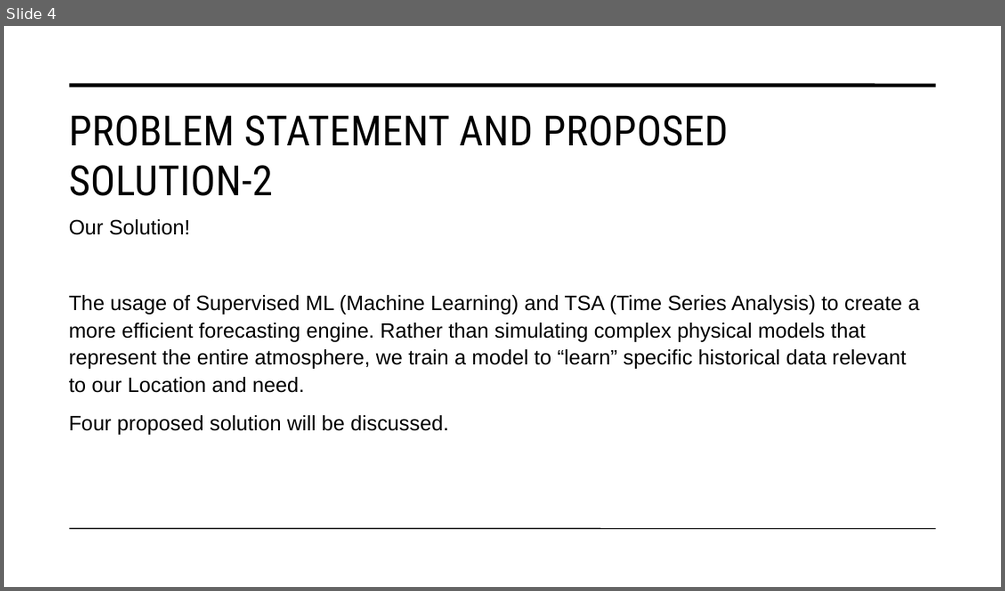
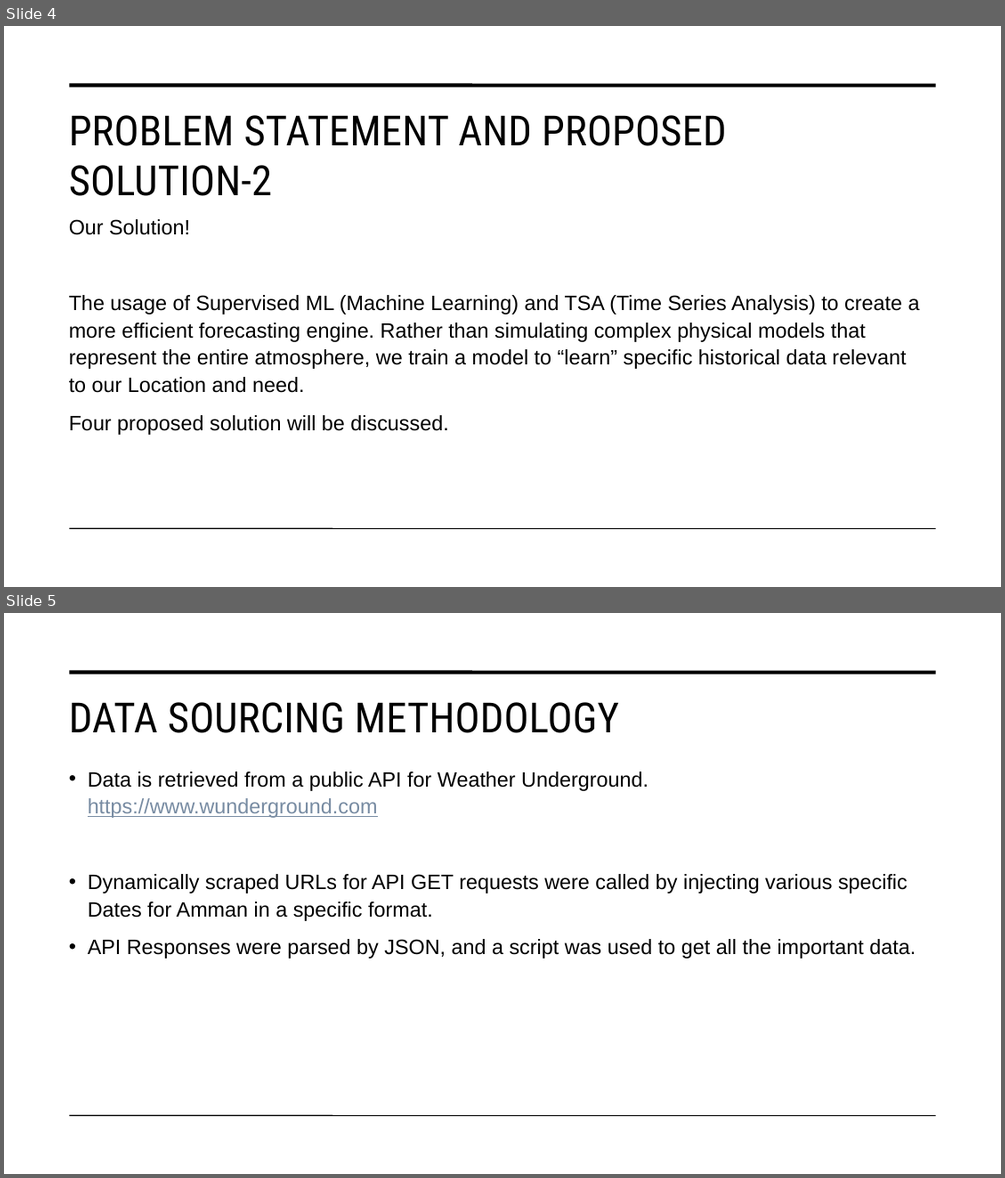
Before and after one commit to Basel-Aldwairi/Temperature_TSA, a slide deck: Report/Machine Learning Methods for Weather Forecasting.pptx. Shown one above the other, each under a label of ours: slide 4 before the commit, slides 4 and 5 after it. The pictures are 1005x591 and 1005x1178 pixels, drawn with LibreOffice and Linux fonts; fonts in the diff are those of the drawing. Boxes give left, top, right and bottom in pixels: in the first picture for what was removed or moved away, otherwise in the second. Text is boxed around its words. In the diff, an @@ line names an element or a change of style, - is before the commit and + after.

```diff
--- a/Report/Machine Learning Methods for Weather Forecasting.pptx
+++ b/Report/Machine Learning Methods for Weather Forecasting.pptx
@@ slide 5 added at (4,613,1001,1174), background #FFFFFF; not listed: 2 template elements that a slide beside it also shows @@
@@ title added at (69,702,619,733), 40 pt, text #000000 @@
+DATA SOURCING METHODOLOGY
@@ text added at (88,771,915,958), 20 pt, text #000000 @@
+• Data is retrieved from a public API for Weather Underground. https://www.wunderground.com
+• Dynamically scraped URLs for API GET requests were called by injecting various specific Dates for Amman in a specific format.
+• API Responses were parsed by JSON, and a script was used to get all the important data.
@@ slide 4 changed as well @@
@@ title "PROBLEM STATEMENT AND PROPOSED SOLUTION-2" at (69,115,727,196): letter spacing 0.3 to 0.2 pt @@
```
Also in this commit, not shown: 9 other slides changed, 8 other slides added, 3 slides removed, 4 other files.
